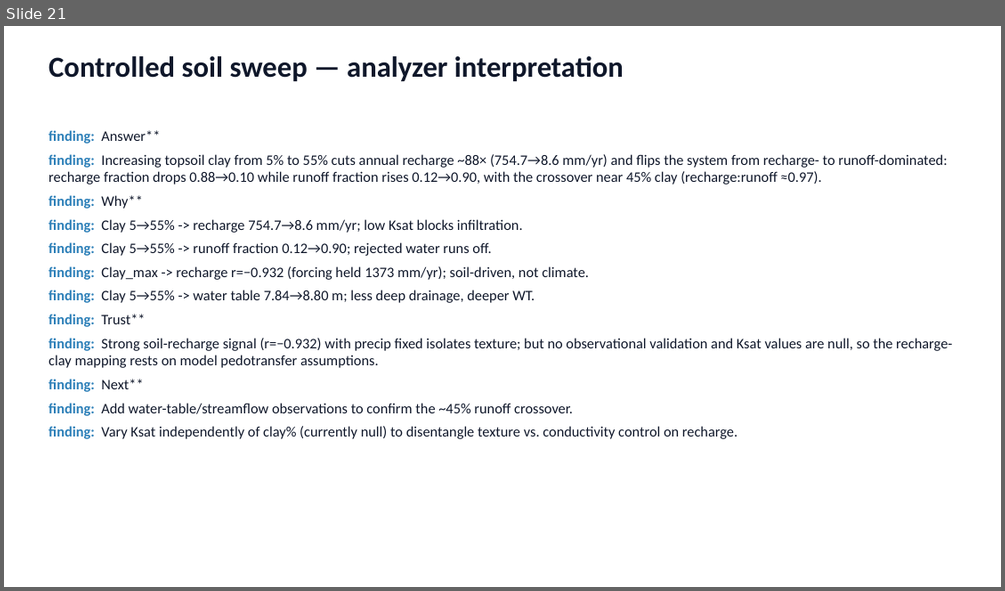
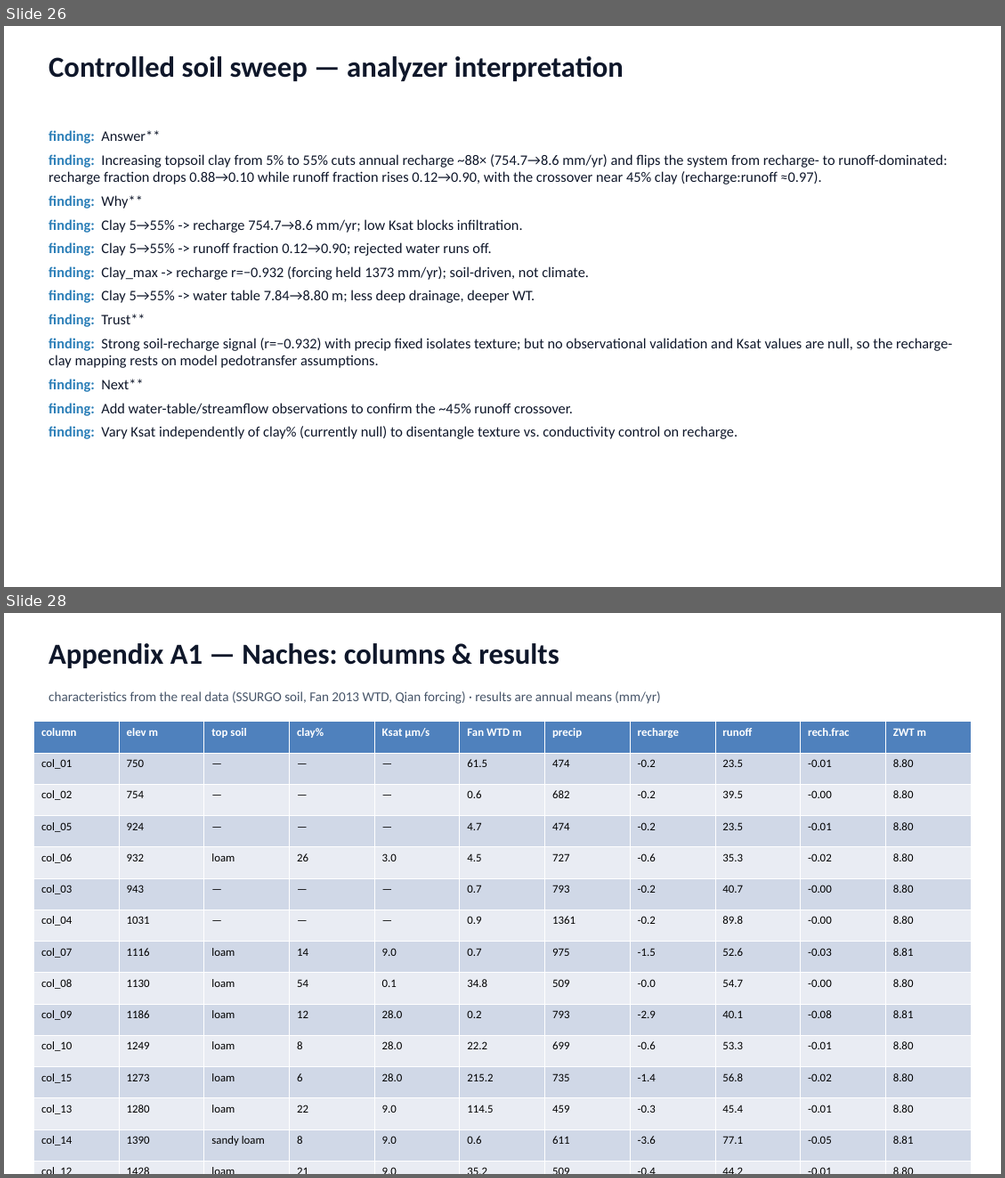
Before and after one commit to hoangtv1899/multi-agent-framework, a slide deck: docs/slides/story_20260704.pptx. Shown one above the other, each under a label of ours: slide 21 before the commit, slides 26 and 28 after it; the slides between them are not shown. The pictures are 1005x591 and 1005x1178 pixels, drawn with LibreOffice and Linux fonts; fonts in the diff are those of the drawing. Boxes give left, top, right and bottom in pixels: in the first picture for what was removed or moved away, otherwise in the second. Text is boxed around its words. In the diff, an @@ line names an element or a change of style, - is before the commit and + after.

```diff
--- a/docs/slides/story_20260704.pptx
+++ b/docs/slides/story_20260704.pptx
@@ slide 28 added at <box>4,613,1001,1174</box>, background #FFFFFF @@
@@ text added at <box>48,643,558,668</box>, 28 pt, text #0F172A, bold @@
+Appendix A1 — Naches: columns & results
@@ text added at <box>48,691,660,704</box>, 13 pt, text #475569 @@
+characteristics from the real data (SSURGO soil, Fan 2013 WTD, Qian forcing) · results are annual means (mm/yr)
@@ table added at <box>34,722,971,1174</box>, 21 rows, 11 columns @@
+column | elev m | top soil | clay% | Ksat µm/s | Fan WTD m | precip | recharge | runoff | rech.frac | ZWT m
+col_01 | 750 | — | — | — | 61.5 | 474 | -0.2 | 23.5 | -0.01 | 8.80
+col_02 | 754 | — | — | — | 0.6 | 682 | -0.2 | 39.5 | -0.00 | 8.80
+col_05 | 924 | — | — | — | 4.7 | 474 | -0.2 | 23.5 | -0.01 | 8.80
+col_06 | 932 | loam | 26 | 3.0 | 4.5 | 727 | -0.6 | 35.3 | -0.02 | 8.80
+col_03 | 943 | — | — | — | 0.7 | 793 | -0.2 | 40.7 | -0.00 | 8.80
+col_04 | 1031 | — | — | — | 0.9 | 1361 | -0.2 | 89.8 | -0.00 | 8.80
+col_07 | 1116 | loam | 14 | 9.0 | 0.7 | 975 | -1.5 | 52.6 | -0.03 | 8.81
+col_08 | 1130 | loam | 54 | 0.1 | 34.8 | 509 | -0.0 | 54.7 | -0.00 | 8.80
+col_09 | 1186 | loam | 12 | 28.0 | 0.2 | 793 | -2.9 | 40.1 | -0.08 | 8.81
+col_10 | 1249 | loam | 8 | 28.0 | 22.2 | 699 | -0.6 | 53.3 | -0.01 | 8.80
+col_15 | 1273 | loam | 6 | 28.0 | 215.2 | 735 | -1.4 | 56.8 | -0.02 | 8.80
+col_13 | 1280 | loam | 22 | 9.0 | 114.5 | 459 | -0.3 | 45.4 | -0.01 | 8.80
+col_14 | 1390 | sandy loam | 8 | 9.0 | 0.6 | 611 | -3.6 | 77.1 | -0.05 | 8.81
+col_12 | 1428 | loam | 21 | 9.0 | 35.2 | 509 | -0.4 | 44.2 | -0.01 | 8.80
+col_11 | 1485 | sandy loam | 8 | 9.0 | 0.2 | 1580 | 291.2 | 94.6 | 0.75 | 8.74
+col_18 | 1564 | loam | 21 | 9.0 | 62.7 | 682 | -2.1 | 38.9 | -0.06 | 8.81
+col_16 | 1578 | sandy loam | 8 | 9.0 | 145.0 | 941 | -3.6 | 52.9 | -0.07 | 8.81
+col_20 | 1617 | loam | 20 | — | 195.5 | 619 | -0.5 | 36.0 | -0.01 | 8.80
+col_19 | 1792 | sandy loam | 20 | 9.0 | 22.7 | 975 | -3.6 | 56.0 | -0.07 | 8.81
+col_17 | 1868 | loam | 20 | 28.0 | 1.5 | 1153 | -3.4 | 76.4 | -0.05 | 8.81
@@ what was slide 21 is now slide 26 @@
```
Also in this commit, not shown: 10 slides changed, 5 other slides added.
